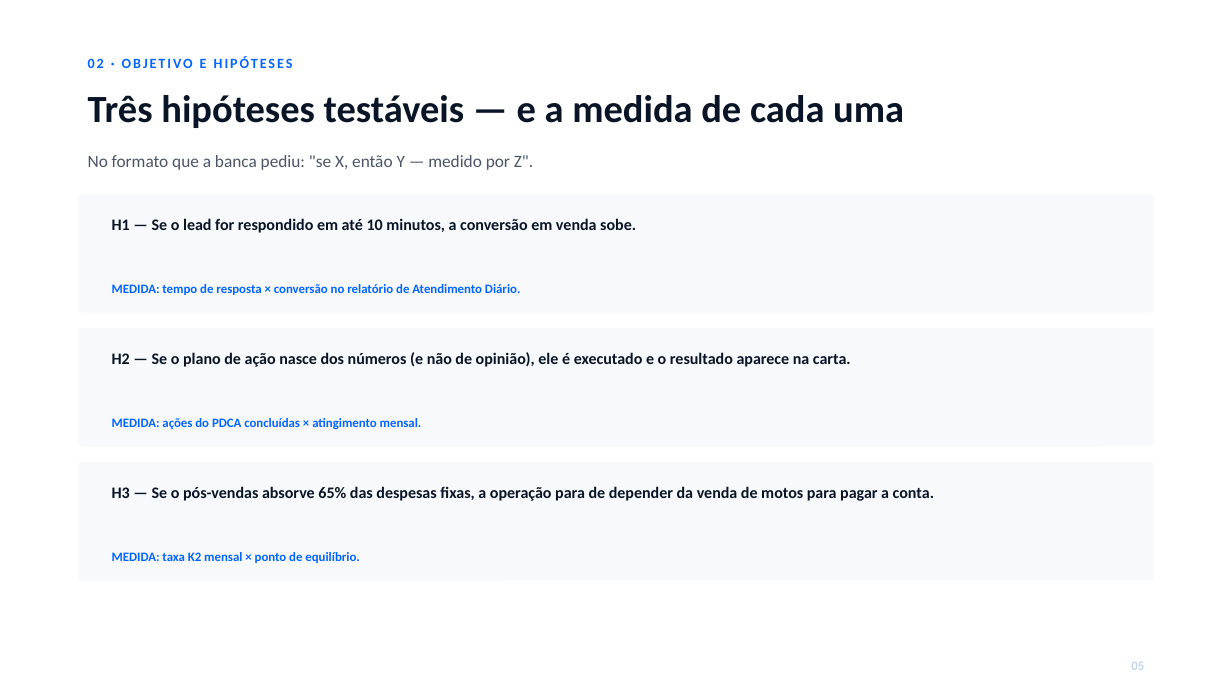
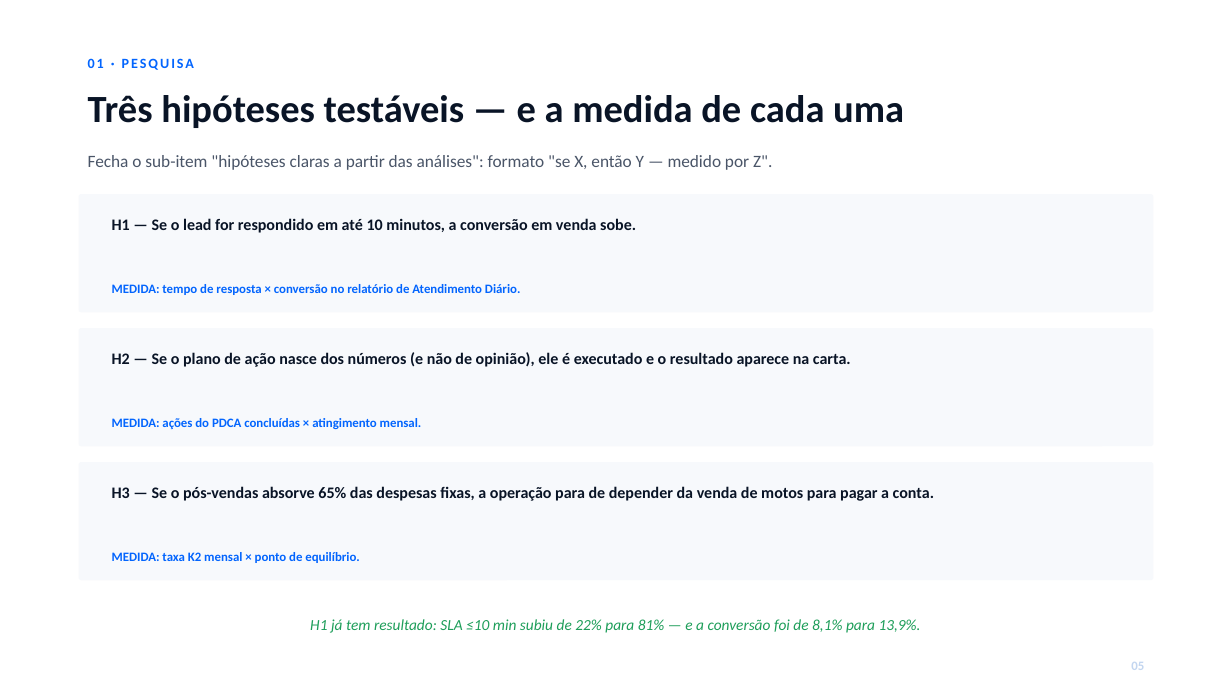
Before and after one commit to Caiquespkt0611/smart-dealer, a slide deck: slide 6 of _NOVAS MELHORIAS/DECK-BANCA-YAMAHAWAY.pptx. Drawn at 1232x693 pixels with LibreOffice and Linux fonts; fonts in the diff are those of the drawing. Boxes give left, top, right and bottom in pixels: in the first picture for what was removed or moved away, otherwise in the second. Text is boxed around its words. In the diff, an @@ line names an element or a change of style, - is before the commit and + after.

```diff
--- a/_NOVAS MELHORIAS/DECK-BANCA-YAMAHAWAY.pptx
+++ b/_NOVAS MELHORIAS/DECK-BANCA-YAMAHAWAY.pptx
@@ text at (x1=88, y1=58, x2=194, y2=70): text changed @@
-02 · OBJETIVO E HIPÓTESES
+01 · PESQUISA
@@ text at (x1=88, y1=155, x2=772, y2=170): text changed @@
-No formato que a banca pediu: "se X, então Y — medido por Z".
+Fecha o sub-item "hipóteses claras a partir das análises": formato "se X, então Y — medido por Z".
@@ text added at (x1=310, y1=619, x2=921, y2=633), 12 pt, text #1E9E5A, italic @@
+H1 já tem resultado: SLA ≤10 min subiu de 22% para 81% — e a conversão foi de 8,1% para 13,9%.
```
Also in this commit, not shown: 16 other slides changed, 1 slide added, 3 slides removed, 3 other files.
